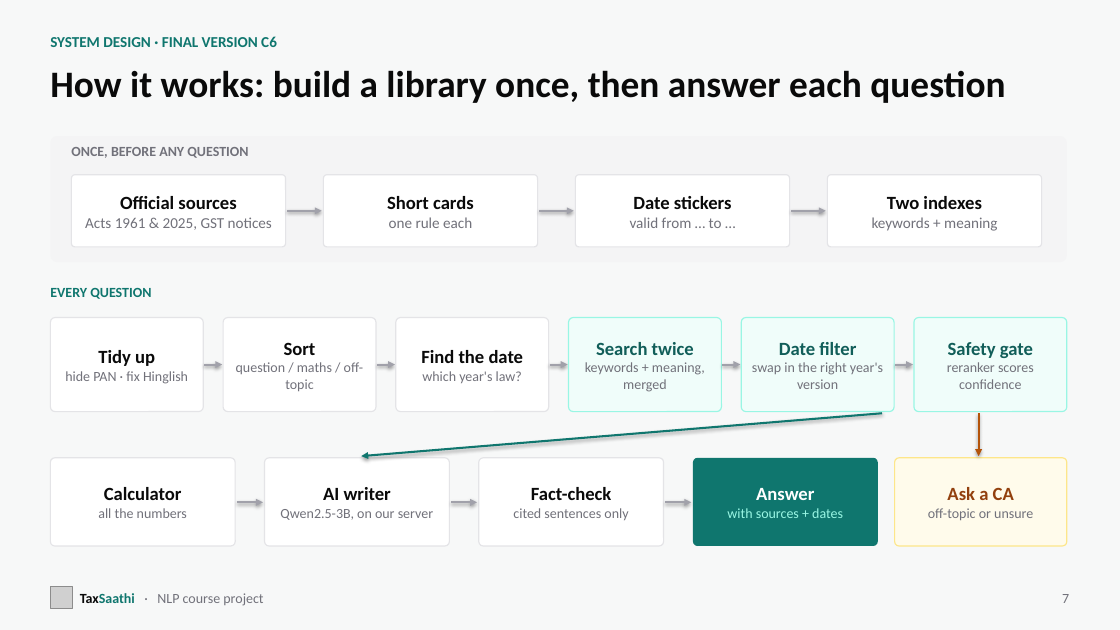
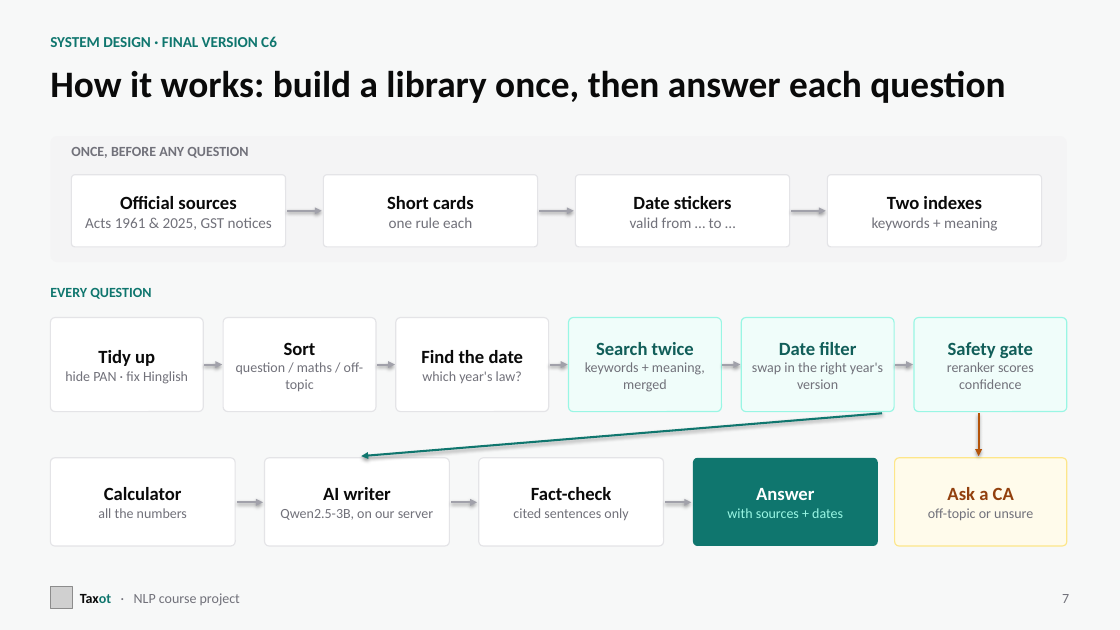
Before and after one commit to Champion1102/taxot, a slide deck: slide 7 of presentation/Taxot.pptx. Drawn at 1120x630 pixels with LibreOffice and Linux fonts; fonts in the diff are those of the drawing; grey boxes stand for pictures. Boxes give left, top, right and bottom in pixels: in the first picture for what was removed or moved away, otherwise in the second. Text is boxed around its words. In the diff, an @@ line names an element or a change of style, - is before the commit and + after.

```diff
--- a/presentation/Taxot.pptx
+++ b/presentation/Taxot.pptx
@@ text at bbox=[80, 593, 240, 606]: text changed @@
-TaxSaathi · NLP course project
+Taxot · NLP course project
```
Also in this commit, not shown: 22 other slides changed, 4 slides added, 10 other files.
